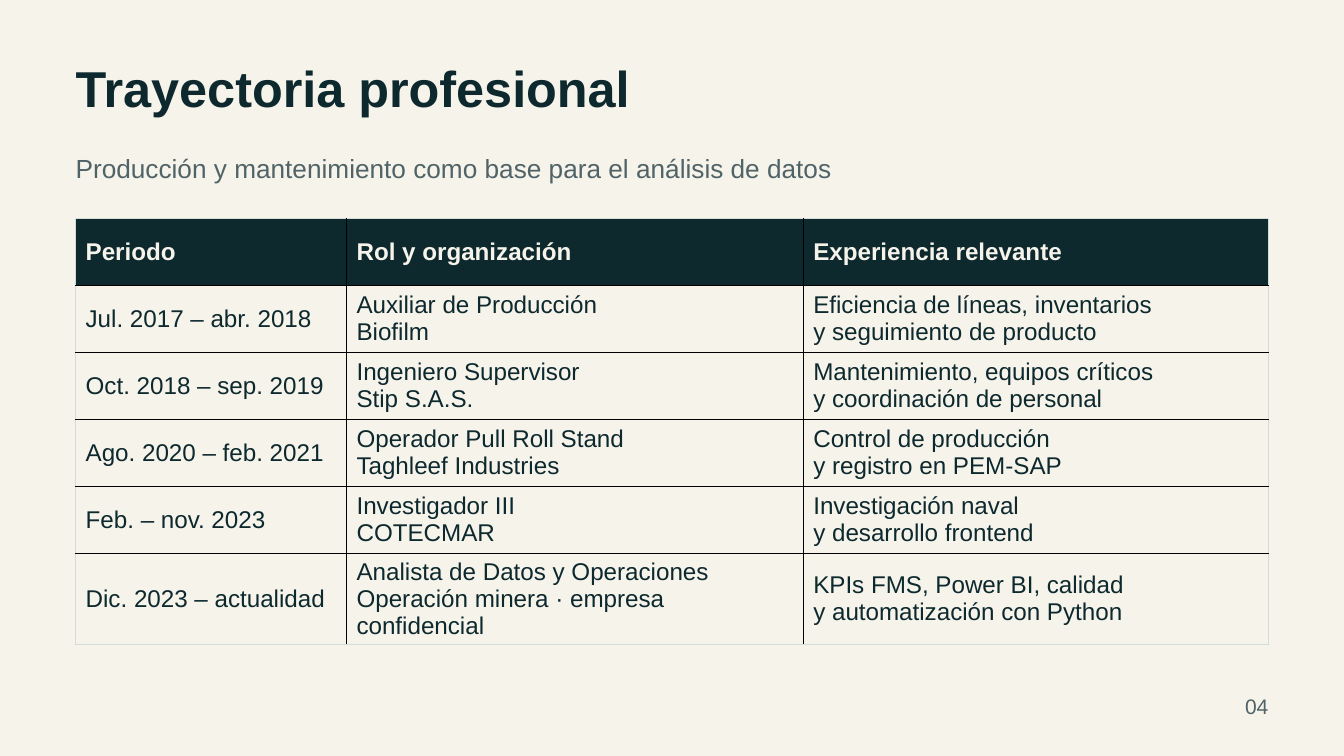
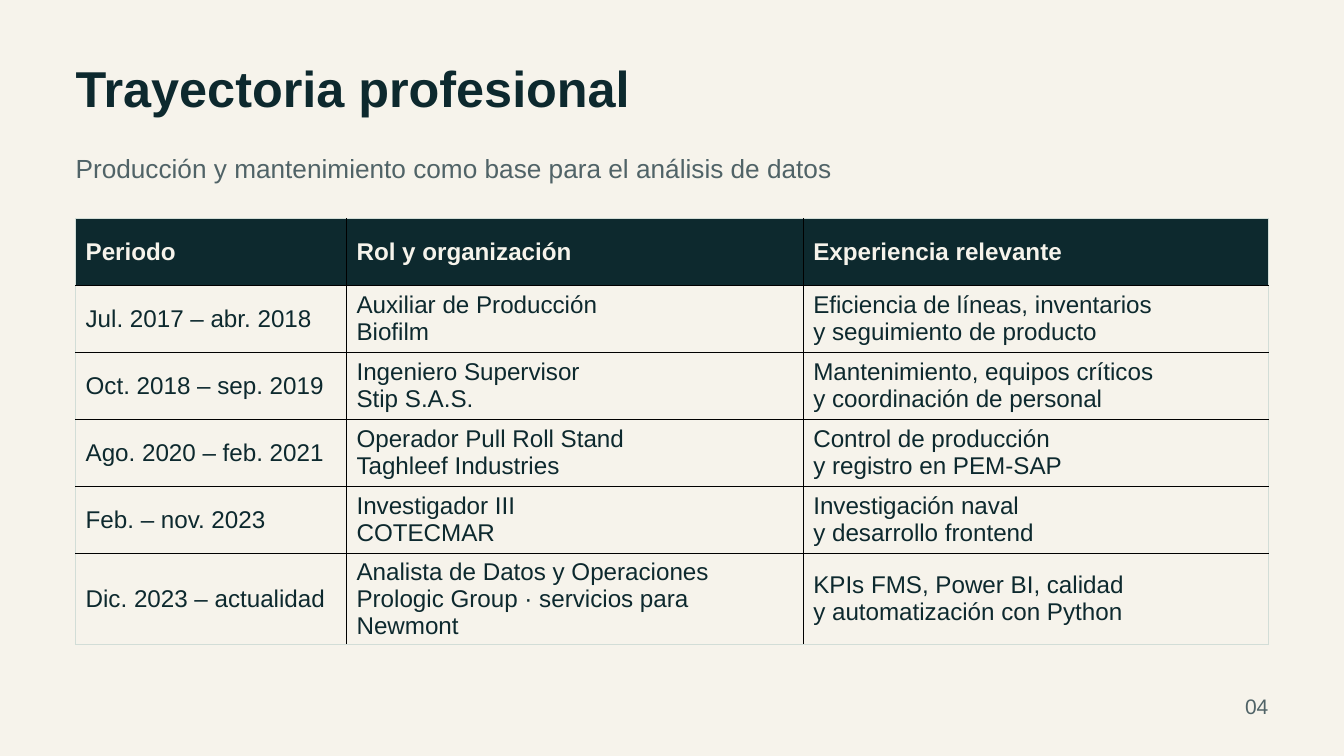
Before and after one commit to joseggch15/Interview, a slide deck: slide 4 of materiales/Jose_David_Gomez_Diametral.pptx. Drawn at 1344x756 pixels with LibreOffice and Linux fonts; fonts in the diff are those of the drawing. Boxes give left, top, right and bottom in pixels: in the first picture for what was removed or moved away, otherwise in the second. Text is boxed around its words. In the diff, an @@ line names an element or a change of style, - is before the commit and + after.

Commit message:
Align current employer and client wording in the downloadable presentation

```diff
--- a/materiales/Jose_David_Gomez_Diametral.pptx
+++ b/materiales/Jose_David_Gomez_Diametral.pptx
@@ table at (76,219,1268,639) @@
-row 6, column 2: Analista de Datos y Operaciones / Operación minera · empresa confidencial
+row 6, column 2: Analista de Datos y Operaciones / Prologic Group · servicios para Newmont
```
